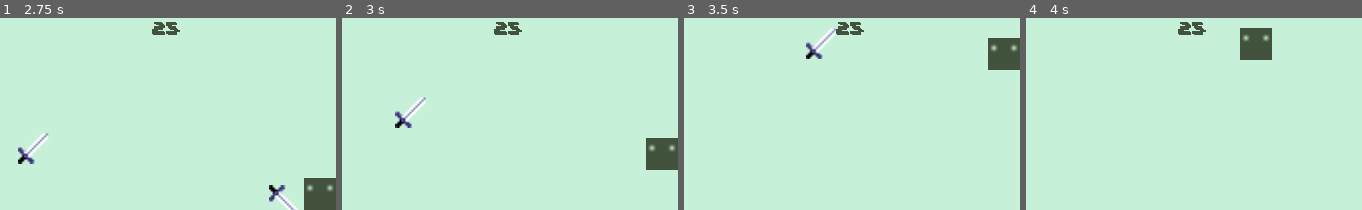
Above: before the commit, frames 1-4 (left to right).
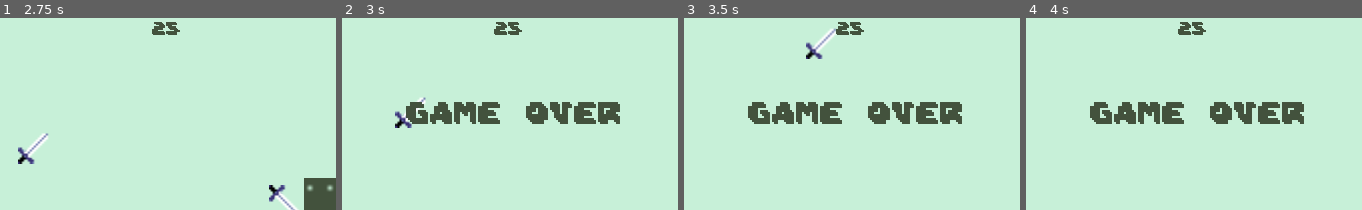
Above: after the commit, the same moments.

Repository: mstuttgart/hostile-terraqueo
Game: Godot game, scene res://Game.tscn
Same seed, same stepped clock (60 frames per second), same inputs: the game is played once before the commit and once after it.
Inputs:
- Up to frame 1 (2.75 s): hold Right (ui_right) 0.53-1.28 s; hold Down (ui_down) 1.28-2.03 s; hold Right (ui_right) from 2.03 s (still down)
- Up to frame 2 (3 s): release Right (ui_right) at 2.78 s; hold Up (ui_up) from 2.78 s (still down)
- Up to frame 3 (3.5 s): keep holding Up (ui_up)
- Up to frame 4 (4 s): release Up (ui_up) at 3.53 s; hold Left (ui_left) from 3.53 s (still down)

Frame 1 is identical in both runs. In frame 2, 6.1% of the frame differs, in the area x 19-100%, y 43-80%; in frame 3, 6.1%; in frame 4, 6.1%.

Commit message:
Add GameOver screen and end game

Diff:
--- a/HostileTerraqueo/Game.gd
+++ b/HostileTerraqueo/Game.gd
@@ -3,6 +3,8 @@
 var junk_list = [
     preload("res://JunkSword.tscn"),
 ]
+
+var game_over_canvas = preload("res://GameOverCanvas.tscn")
 
 # Called when the node enters the scene tree for the first time.
 func _ready():
@@ -41,8 +43,14 @@
 # Get signal 'gameover' from Player node
 func _on_Player_gameover():
 
-    # Stop Junk spawn Timer
+    # Stop junk spawn Timer
     $JunkSpawnTimer.stop()
 
     # Stop score count
     $Score.stop()
+
+    # Remove player
+    $Player.queue_free()
+
+    # Instance GameOver message
+    add_child(game_over_canvas.instance())
--- /dev/null
+++ b/HostileTerraqueo/GameOver.gd
@@ -0,0 +1,16 @@
+extends CanvasLayer
+
+
+# Declare member variables here. Examples:
+# var a = 2
+# var b = "text"
+
+
+# Called when the node enters the scene tree for the first time.
+func _ready():
+    pass # Replace with function body.
+
+
+# Called every frame. 'delta' is the elapsed time since the previous frame.
+#func _process(delta):
+#    pass
--- /dev/null
+++ b/HostileTerraqueo/GameOverCanvas.tscn
@@ -0,0 +1,28 @@
+[gd_scene load_steps=3 format=2]
+
+[ext_resource path="res://fonts/ARK @somepx/Ark.otf" type="DynamicFontData" id=1]
+
+[sub_resource type="DynamicFont" id=1]
+outline_color = Color( 0.262745, 0.321569, 0.239216, 1 )
+font_data = ExtResource( 1 )
+
+[node name="GameOverCanvas" type="CanvasLayer"]
+
+[node name="GameOverLabel" type="Label" parent="."]
+margin_left = 16.2204
+margin_top = 20.0399
+margin_right = 124.22
+margin_bottom = 36.0399
+grow_horizontal = 2
+grow_vertical = 2
+rect_scale = Vector2( 0.5, 0.5 )
+custom_fonts/font = SubResource( 1 )
+custom_colors/font_color = Color( 0.262745, 0.321569, 0.239216, 1 )
+custom_colors/font_outline_modulate = Color( 0.262745, 0.321569, 0.239216, 1 )
+custom_colors/font_color_shadow = Color( 0.262745, 0.321569, 0.239216, 1 )
+text = "GAME OVER"
+align = 1
+valign = 1
+__meta__ = {
+"_edit_use_anchors_": false
+}
--- a/HostileTerraqueo/Player.gd
+++ b/HostileTerraqueo/Player.gd
@@ -57,6 +57,12 @@
 
 
 func _on_Player_body_entered(body):
+
     # Remove junk body from tree
     body.queue_free()
+
+    # Disable collision shape
+    $CollisionShape2D.set_deferred('disable', true)
+
+    # Emit gameover signal
     emit_signal('gameover')
--- a/HostileTerraqueo/project.godot
+++ b/HostileTerraqueo/project.godot
@@ -23,8 +23,8 @@
 
 window/size/width=84
 window/size/height=48
-window/size/test_width=336
-window/size/test_height=192
+window/size/test_width=420
+window/size/test_height=240
 window/stretch/mode="2d"
 window/stretch/aspect="expand"
 
Not shown: 2 places in HostileTerraqueo/Game.tscn that only renumber resources
